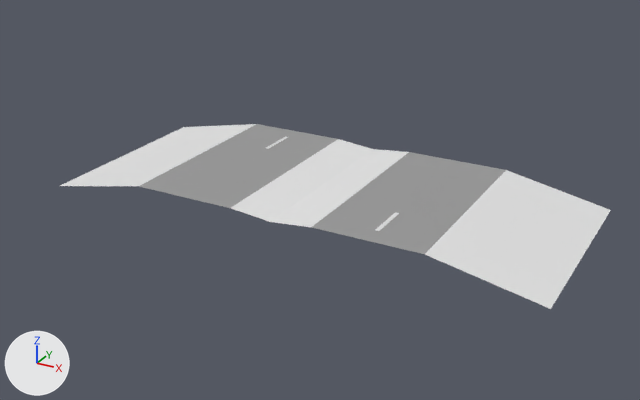
Renders of the OBJ model CMDG/Scenes/AssemblyWinter2025/random_objects/road.obj from each side of a commit.
The view is the same before and after, from a 50 mm lens placed at (25.2, -33.6, 15.6), pointed at (6.8, -0.2, -1.1). Arrows for +X, +Y and +Z are at lower left; the lights stay in place. Where no turn or scale is listed for an object, it has been applied to the vertices.
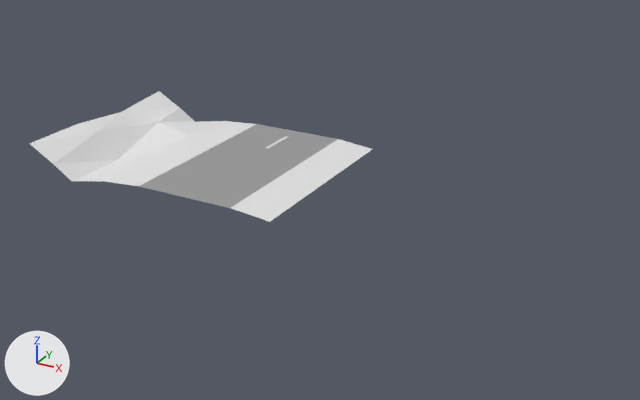
Edits to the scene script, one JSON object a line:
```json
{"block": "me_plane_003", "where": "# used by ob_plane_003; location = (0.0, 0.0, 0.0)"}
{"op": "remove", "block": "me_plane_003", "code": "me_plane_003.from_pydata(...)  # 24 vertices, 16 faces; spans x -5.0..19.0, y -5.0..5.0, z -1.0..0.0"}
{"op": "add", "block": "me_plane_003", "code": "me_plane_003.from_pydata(...)  # 30 vertices, 32 faces, 1 loose edge; spans x -6.6..7.0, y -5.0..5.0, z -0.6..0.9"}
{"block": "me_plane_003", "change": "me_plane_003 part 1: the loose piece of 4 vertices spanning x 11.4..11.6, y -4.0..-2.0, z 0.0 is deleted"}
{"block": "me_plane_003", "change": "me_plane_003 part 2"}
{"block": "me_plane_003", "change": "8 vertices are removed from x -5.0..19.0, y -5.0..5.0, z -1.0..0.0"}
{"block": "me_plane_003", "change": "9 faces are deleted"}
{"block": "me_plane_003", "change": "13 vertices are added at x -6.6..0.0, y -5.0..5.0, z -0.6..0.9"}
{"block": "me_plane_003", "change": "5 new vertices lie (0.0, 3.3, 0.0) away from vertices in x -6.6..0.0, y -5.0..1.7, z -0.6..0.9"}
{"block": "me_plane_003", "change": "1 loose edge is added"}
{"block": "me_plane_003", "change": "3 new faces join them, mat_material_006 (grey #9a9a9a)"}
{"block": "me_plane_003", "change": "24 new faces join them, mat_material_020 (white #e7e7e7)"}
```

Location of each change, [x1, y1, x2, y2] in pixels of the pictures (640 x 400 px):
```json
{"object": "Plane.003", "change": "reshaped", "before": [60, 124, 611, 309], "after": [29, 91, 372, 222], "on screen": "38% narrower, 29% shorter"}
{"part": 1, "of": "me_plane_003", "change": "deleted", "before": [375, 212, 399, 231]}
{"part": 2, "of": "me_plane_003", "change": "built on", "before": [60, 124, 611, 309], "after": [29, 91, 257, 186]}
```
